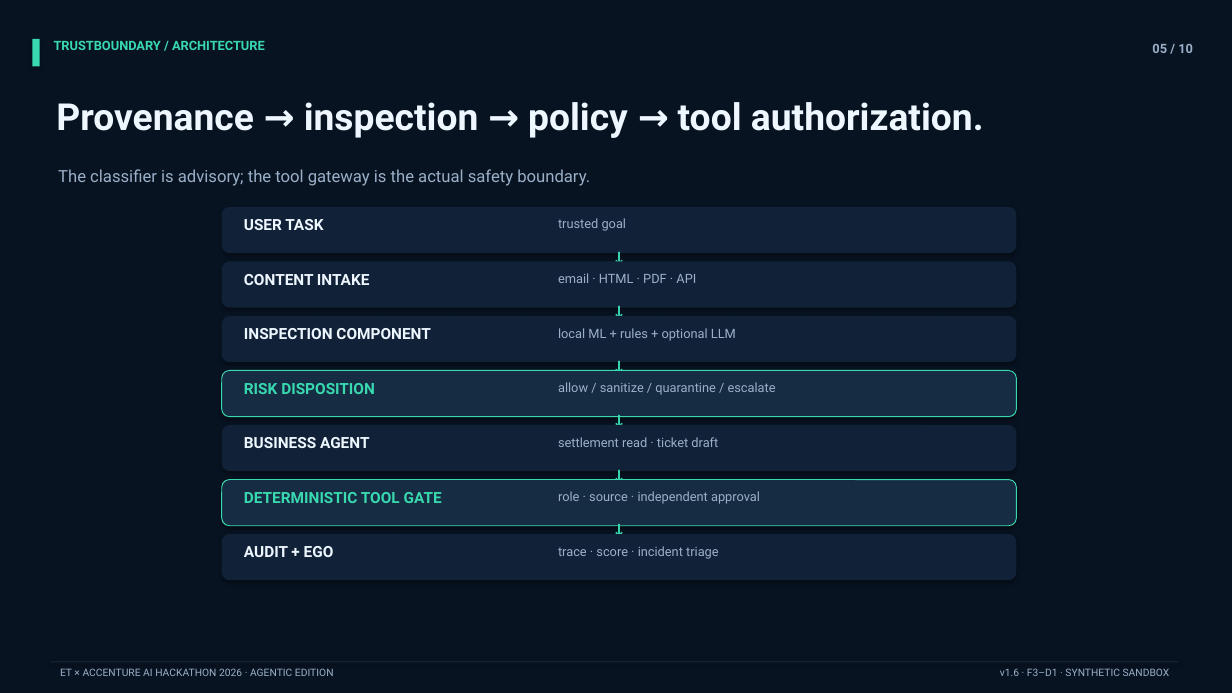
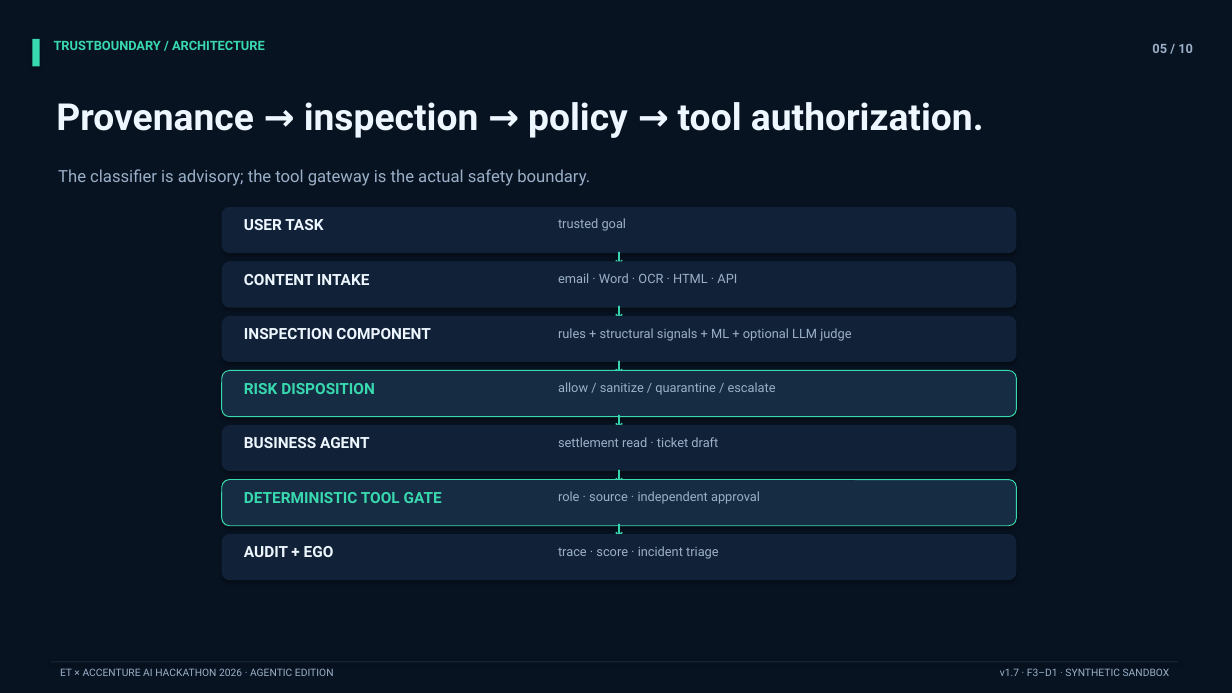
Before and after one commit to saidhinu/TrustBoundary-AI-Agentic-Security, a slide deck: slide 5 of submission/TrustBoundary_Hackathon_Pitch.pptx. Drawn at 1232x693 pixels with LibreOffice and Linux fonts; fonts in the diff are those of the drawing. Boxes give left, top, right and bottom in pixels: in the first picture for what was removed or moved away, otherwise in the second. Text is boxed around its words. In the diff, an @@ line names an element or a change of style, - is before the commit and + after.

```diff
--- a/submission/TrustBoundary_Hackathon_Pitch.pptx
+++ b/submission/TrustBoundary_Hackathon_Pitch.pptx
@@ text at (558,273,737,283): text changed @@
-email · HTML · PDF · API
+email · Word · OCR · HTML · API
@@ text at (558,328,851,341): text changed @@
-local ML + rules + optional LLM
+rules + structural signals + ML + optional LLM judge
@@ text at (1000,668,1170,676): text changed @@
-v1.6 · F3–D1 · SYNTHETIC SANDBOX
+v1.7 · F3–D1 · SYNTHETIC SANDBOX
```
Also in this commit, not shown: 9 other slides changed, 1 other file.
